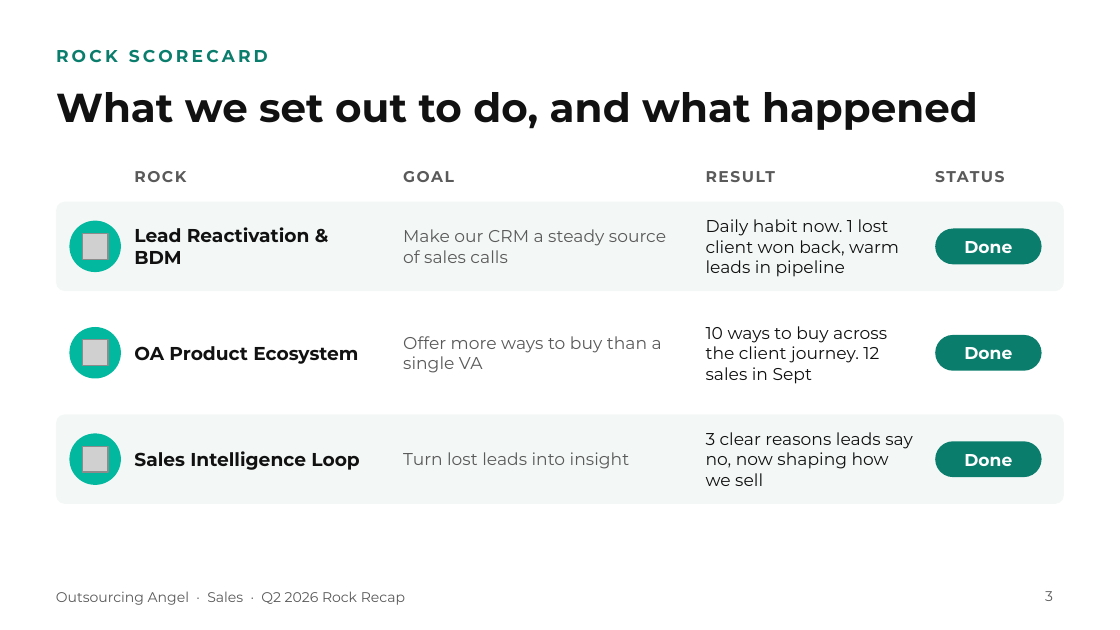
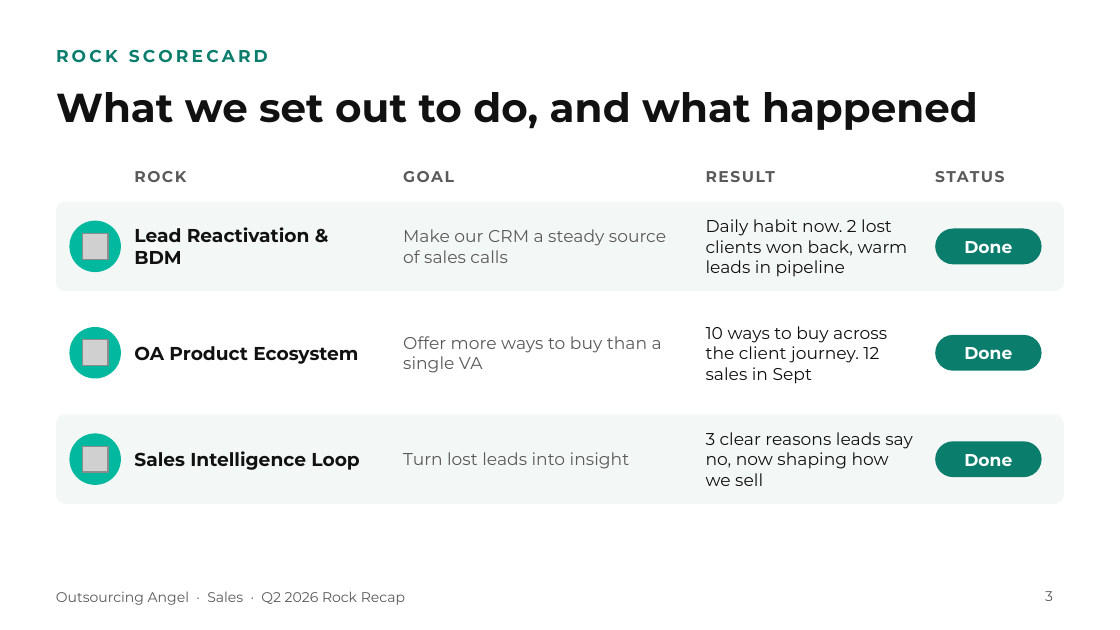
Before and after one commit to gail-gif/OA, a slide deck: slide 3 of OA_Q2_Sales_Rock_Recap_Refined.pptx. Drawn at 1120x630 pixels with LibreOffice and Linux fonts; fonts in the diff are those of the drawing; grey boxes stand for pictures. Boxes give left, top, right and bottom in pixels: in the first picture for what was removed or moved away, otherwise in the second. Text is boxed around its words. In the diff, an @@ line names an element or a change of style, - is before the commit and + after.

```diff
--- a/OA_Q2_Sales_Rock_Recap_Refined.pptx
+++ b/OA_Q2_Sales_Rock_Recap_Refined.pptx
@@ text at [706,219,908,277]: text changed @@
-Daily habit now. 1 lost client won back, warm leads in pipeline
+Daily habit now. 2 lost clients won back, warm leads in pipeline
```
Also in this commit, not shown: 3 other slides changed, 4 slides added.
